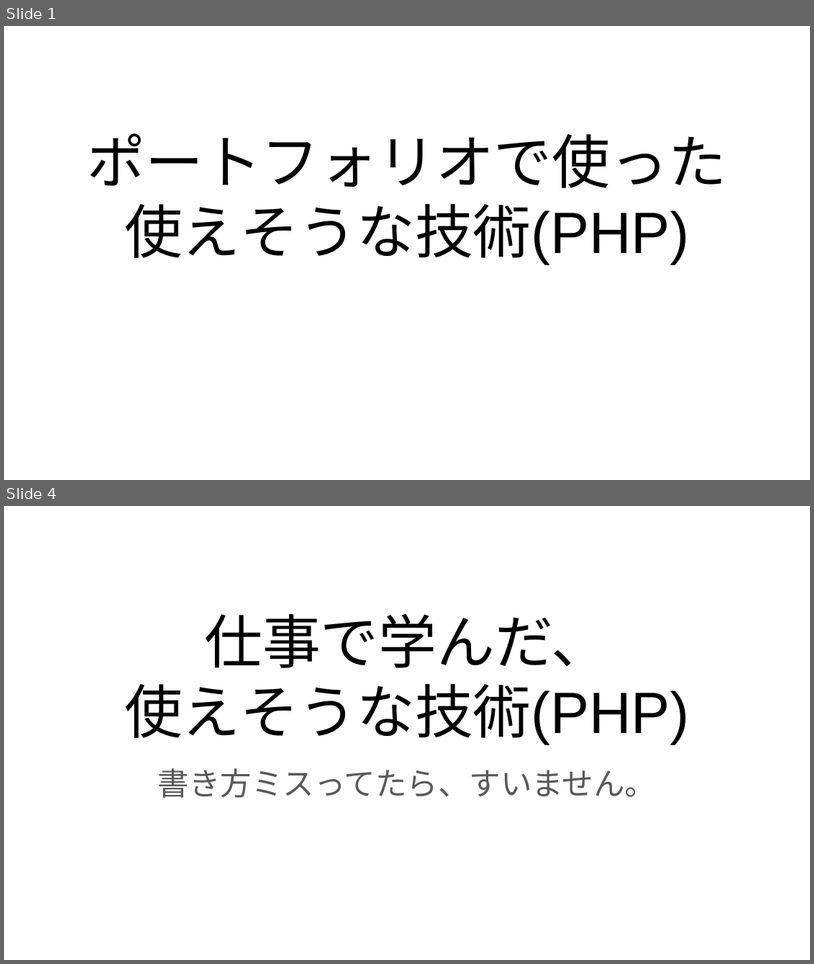
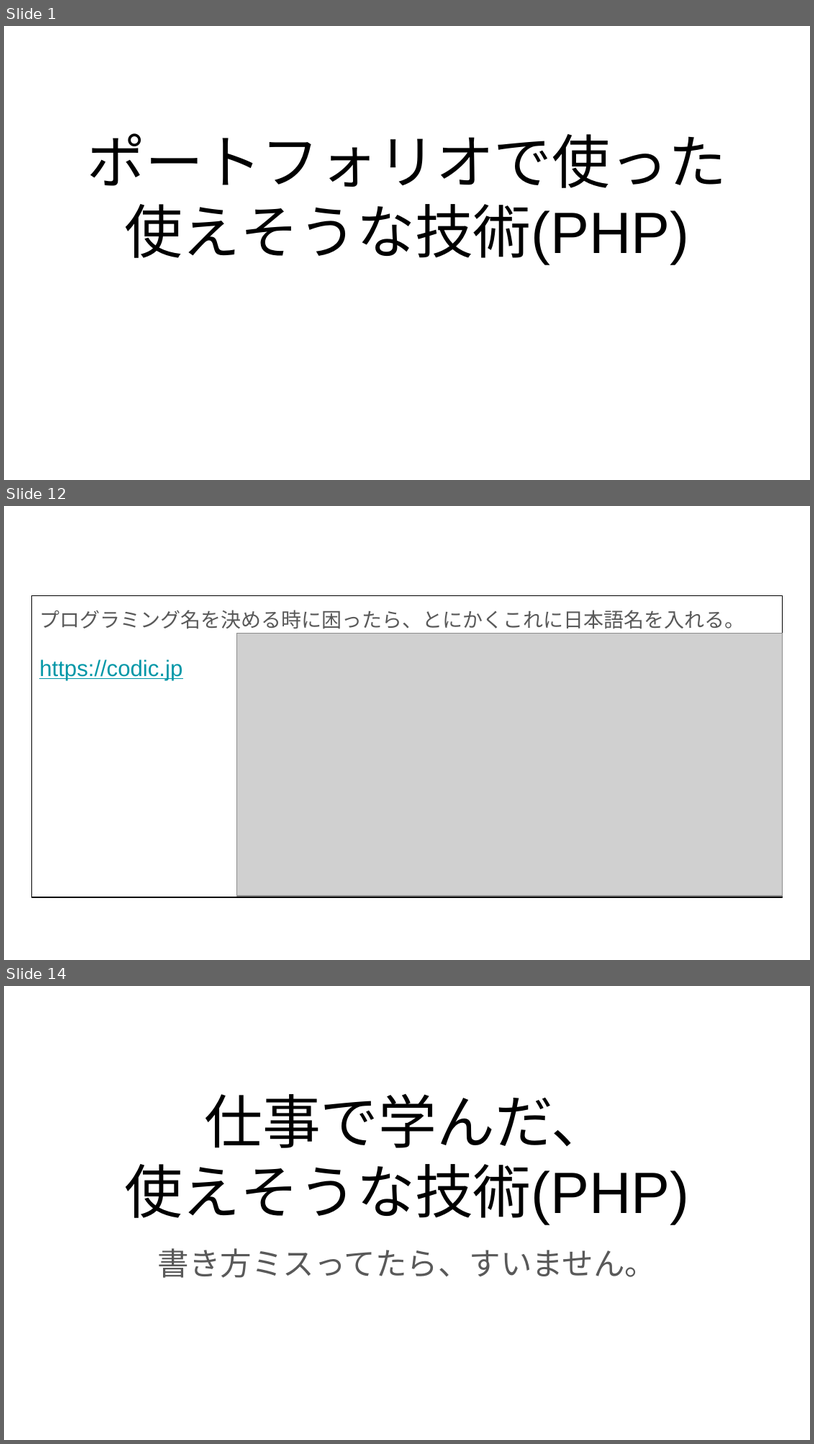
Before and after one commit to masabolic/self_monitoring, a slide deck: 使えそうな技術.pptx. Shown one above the other, each under a label of ours: slides 1 and 4 before the commit, slides 1, 12 and 14 after it; the slides between them are not shown. The pictures are 814x964 and 814x1444 pixels, drawn with LibreOffice and Linux fonts; fonts in the diff are those of the drawing; grey boxes stand for pictures. Boxes give left, top, right and bottom in pixels: in the first picture for what was removed or moved away, otherwise in the second. Text is boxed around its words. In the diff, an @@ line names an element or a change of style, - is before the commit and + after.

```diff
--- a/使えそうな技術.pptx
+++ b/使えそうな技術.pptx
@@ slide 12 added at [4,506,810,960], background #FFFFFF @@
@@ text added at [31,595,783,897], outline #000000 0.75 pt, 18 pt, text #595959 @@
+プログラミング名を決める時に困ったら、とにかくこれに日本語名を入れる。
+https://codic.jp
@@ picture added at [237,633,783,896] @@
@@ what was slide 4 is now slide 14 @@
```
Also in this commit, not shown: 2 slides changed, 9 other slides added, 1 other file.
